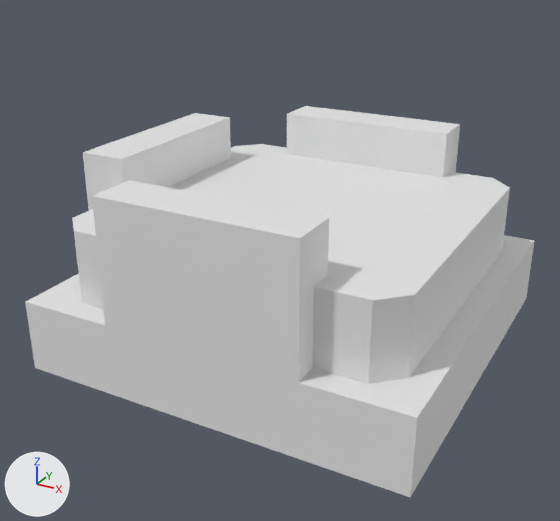
Two versions of the OBJ model src/main/resources/assets/danknull/models/danknull_dock.obj, one commit apart.
Both versions are drawn from a camera (50 mm lens) standing at (0.86, -1.686, 1.039) and looking at (-0.022, -0.081, 0.237). Every picture has the same lights, and +X, +Y and +Z are marked at lower left. The first picture is the older version. Where no turn or scale is listed for an object, it has been applied to the vertices.
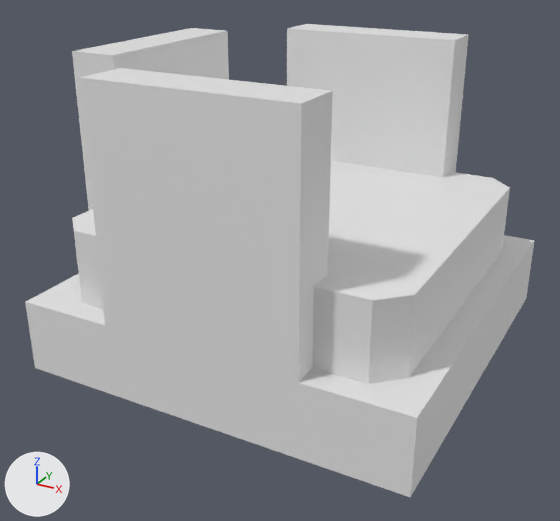
The change in detail:
me_cube_4 is used by ob_cube_4; location (0.0, 0.0, 0.0).
me_cube_4 had 56 vertices, 42 faces and spanned x -0.5..0.5, y -0.5..0.5, z 0.0..0.5.
me_cube_4 now has 56 vertices, 42 faces and spans x -0.5..0.5, y -0.5..0.5, z 0.0..0.75.
me_cube_4 part 1: all 12 vertices in x -0.5..0.25, y -0.5..0.5, z 0.5 are moved by (0.0, 0.0, 0.25).

Pixel boxes (x1, y1, x2, y2) of what changed, in the pictures (560 x 521 px; the box of a moved part takes in the faces that stretch with it):
'cube_4', reshaped (21% taller): before (25, 106, 534, 497); after (25, 24, 534, 497)
part 1 of me_cube_4, moved or reshaped: before (83, 106, 460, 383); after (72, 24, 469, 383)
